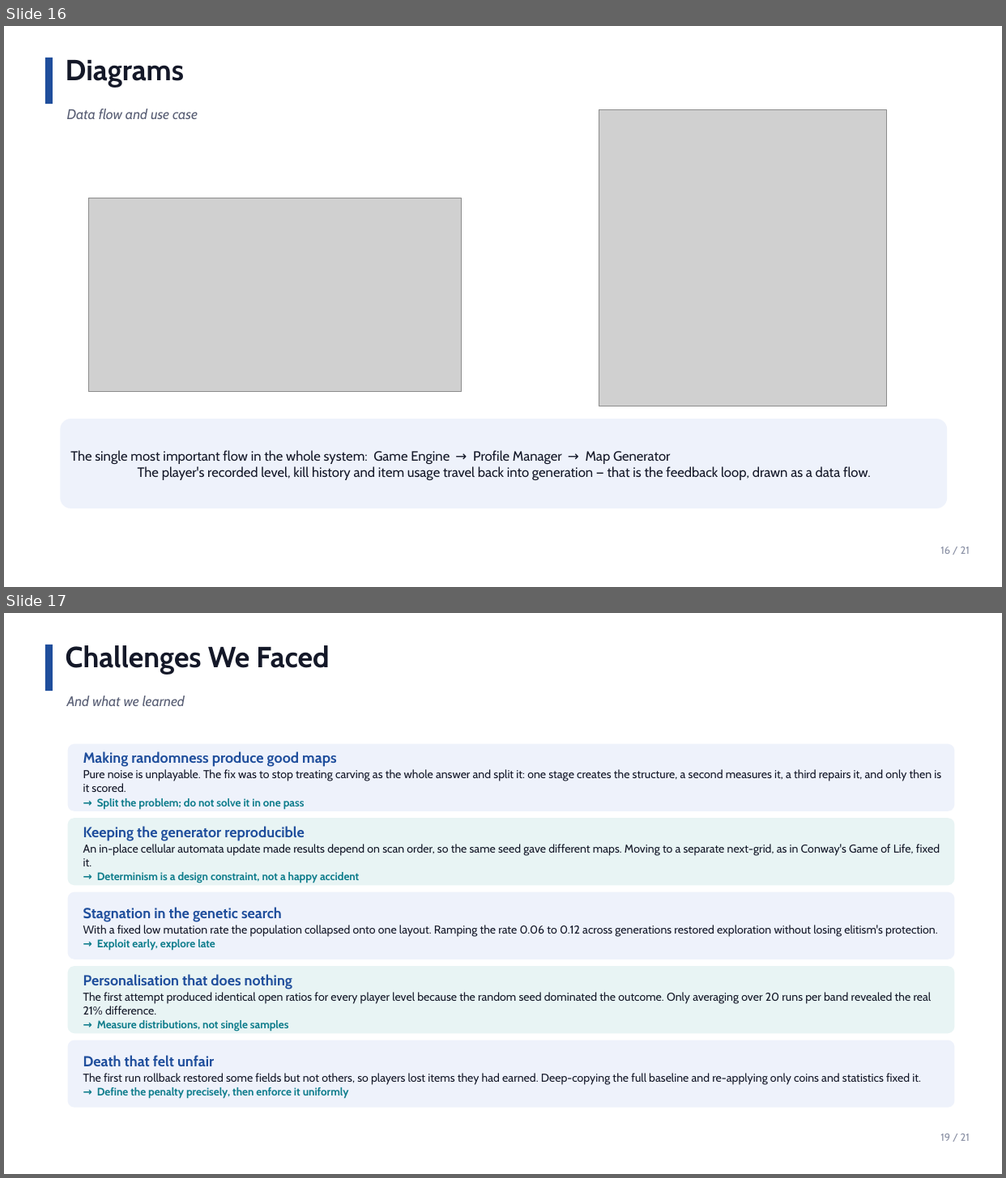
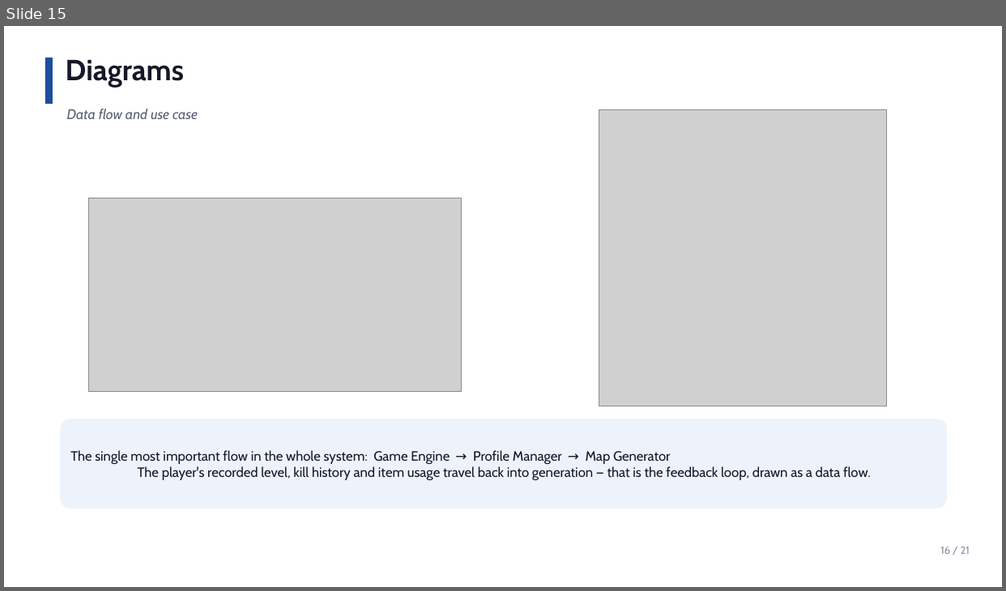
Before and after one commit to Bhavishek01/Dungeon_Explorer, a slide deck: documentation/Dungeon_Explorer_Presentation.pptx. Shown one above the other, each under a label of ours: slides 16 and 17 before the commit, slide 15 after it. The pictures are 1006x1178 and 1006x591 pixels, drawn with LibreOffice and Linux fonts; fonts in the diff are those of the drawing; grey boxes stand for pictures. Boxes give left, top, right and bottom in pixels: in the first picture for what was removed or moved away, otherwise in the second. Text is boxed around its words. In the diff, an @@ line names an element or a change of style, - is before the commit and + after.

```diff
--- a/documentation/Dungeon_Explorer_Presentation.pptx
+++ b/documentation/Dungeon_Explorer_Presentation.pptx
@@ slide 17 removed at [4, 613, 1002, 1174], background #FFFFFF @@
@@ rectangle removed at [45, 645, 53, 691] @@
@@ text removed at [66, 645, 329, 675] @@
-Challenges We Faced
@@ text removed at [67, 696, 185, 706] @@
-And what we learned
@@ rounded rectangle removed at [68, 744, 955, 811] @@
-Making randomness produce good maps
-Pure noise is unplayable. The fix was to stop treating carving as the whole answer and split it: one stage creates the structure, a second measures it, a third repairs it, and only then is it scored.
-→ Split the problem; do not solve it in one pass
@@ rounded rectangle removed at [68, 818, 955, 885] @@
-Keeping the generator reproducible
-An in-place cellular automata update made results depend on scan order, so the same seed gave different maps. Moving to a separate next-grid, as in Conway's Game of Life, fixed it.
-→ Determinism is a design constraint, not a happy accident
@@ rounded rectangle removed at [68, 892, 955, 960] @@
-Stagnation in the genetic search
-With a fixed low mutation rate the population collapsed onto one layout. Ramping the rate 0.06 to 0.12 across generations restored exploration without losing elitism's protection.
-→ Exploit early, explore late
@@ rounded rectangle removed at [68, 966, 955, 1033] @@
-Personalisation that does nothing
-The first attempt produced identical open ratios for every player level because the random seed dominated the outcome. Only averaging over 20 runs per band revealed the real 21% difference.
-→ Measure distributions, not single samples
@@ rounded rectangle removed at [68, 1041, 955, 1108] @@
-Death that felt unfair
-The first run rollback restored some fields but not others, so players lost items they had earned. Deep-copying the full baseline and re-applying only coins and statistics fixed it.
-→ Define the penalty precisely, then enforce it uniformly
@@ text removed at [940, 1134, 970, 1141] @@
-19 / 21
@@ what was slide 16 is now slide 15 @@
```
Also in this commit, not shown: 1 other slide removed, 17 other files.
